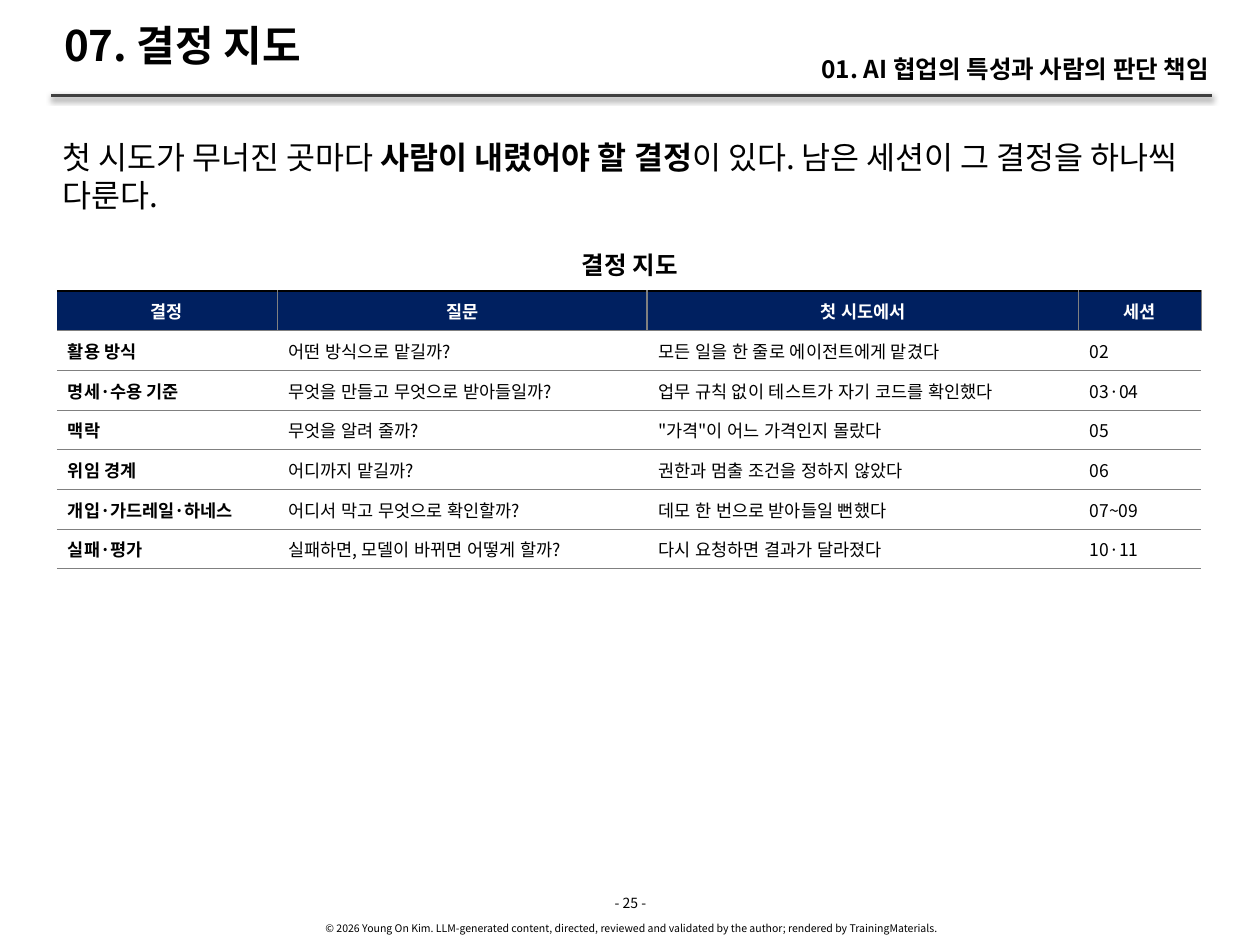
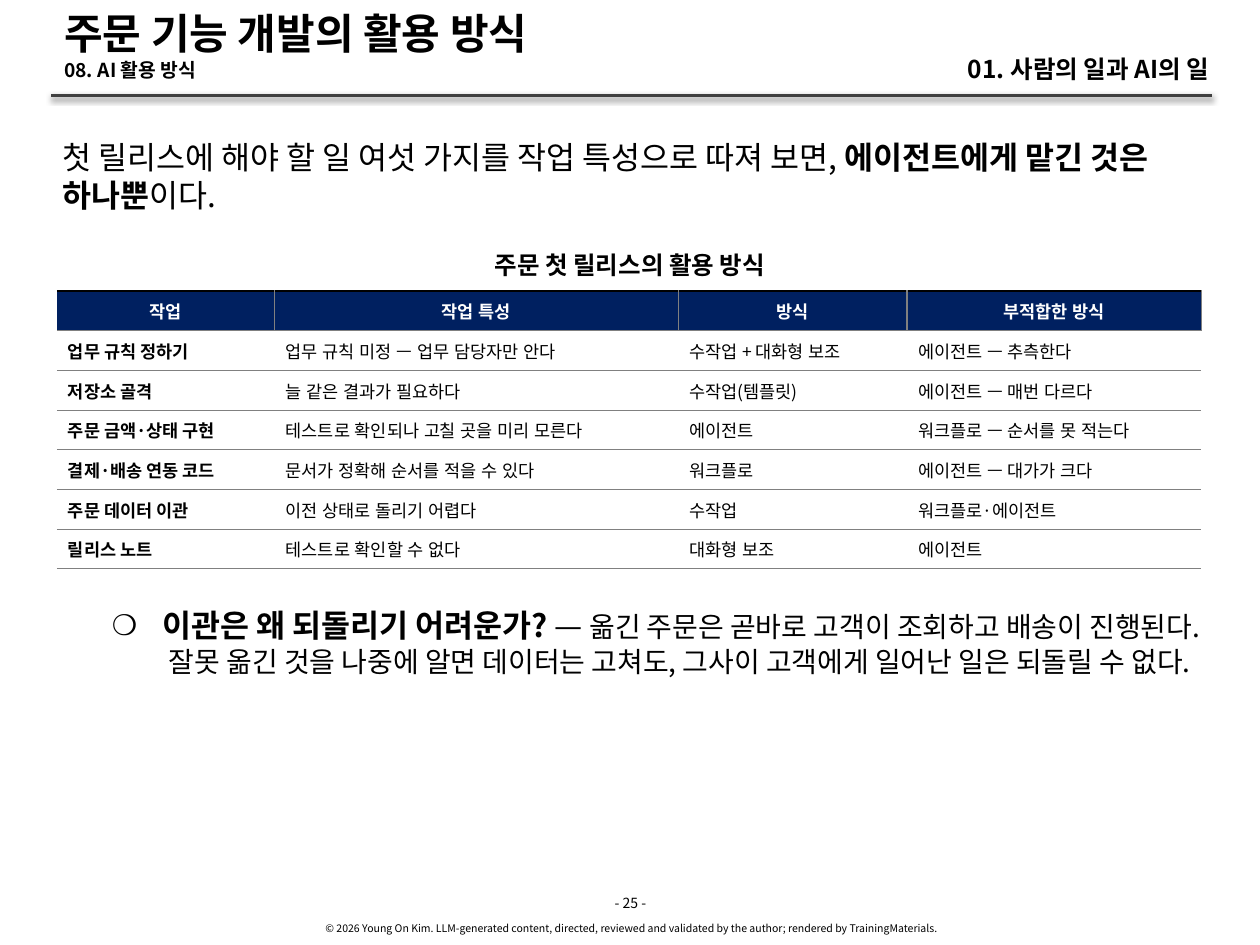
Before and after one commit to YoungSan77/TrainingMaterials, a slide deck: slide 25 of courses/ai-native/sessions/s01.pptx. Drawn at 1260x945 pixels with LibreOffice and Linux fonts; fonts in the diff are those of the drawing. Boxes give left, top, right and bottom in pixels: in the first picture for what was removed or moved away, otherwise in the second. Text is boxed around its words. In the diff, an @@ line names an element or a change of style, - is before the commit and + after.

```diff
--- a/courses/ai-native/sessions/s01.pptx
+++ b/courses/ai-native/sessions/s01.pptx
@@ title at [64, 13, 527, 79]: text changed @@
-07. 결정 지도
+주문 기능 개발의 활용 방식
+08. AI 활용 방식
@@ text at [968, 57, 1210, 81]: text changed @@
-01. AI 협업의 특성과 사람의 판단 책임
+01. 사람의 일과 AI의 일
@@ text at [63, 142, 1149, 210]: text changed @@
-첫 시도가 무너진 곳마다 사람이 내렸어야 할 결정이 있다. 남은 세션이 그 결정을 하나씩 다룬다.
+첫 릴리스에 해야 할 일 여섯 가지를 작업 특성으로 따져 보면, 에이전트에게 맡긴 것은 하나뿐이다.
@@ text at [494, 253, 765, 277]: text changed @@
-결정 지도
+주문 첫 릴리스의 활용 방식
@@ table at [57, 291, 1202, 825] @@
-row 1: 결정 | 질문 | 첫 시도에서 | 세션
+row 1: 작업 | 작업 특성 | 방식 | 부적합한 방식
-row 2: 활용 방식 | 어떤 방식으로 맡길까? | 모든 일을 한 줄로 에이전트에게 맡겼다 | 02
+row 2: 업무 규칙 정하기 | 업무 규칙 미정 — 업무 담당자만 안다 | 수작업 + 대화형 보조 | 에이전트 — 추측한다
-row 3: 명세·수용 기준 | 무엇을 만들고 무엇으로 받아들일까? | 업무 규칙 없이 테스트가 자기 코드를 확인했다 | 03·04
+row 3: 저장소 골격 | 늘 같은 결과가 필요하다 | 수작업(템플릿) | 에이전트 — 매번 다르다
-row 4: 맥락 | 무엇을 알려 줄까? | "가격"이 어느 가격인지 몰랐다 | 05
+row 4: 주문 금액·상태 구현 | 테스트로 확인되나 고칠 곳을 미리 모른다 | 에이전트 | 워크플로 — 순서를 못 적는다
-row 5: 위임 경계 | 어디까지 맡길까? | 권한과 멈출 조건을 정하지 않았다 | 06
+row 5: 결제·배송 연동 코드 | 문서가 정확해 순서를 적을 수 있다 | 워크플로 | 에이전트 — 대가가 크다
-row 6: 개입·가드레일·하네스 | 어디서 막고 무엇으로 확인할까? | 데모 한 번으로 받아들일 뻔했다 | 07~09
+row 6: 주문 데이터 이관 | 이전 상태로 돌리기 어렵다 | 수작업 | 워크플로·에이전트
-row 7: 실패·평가 | 실패하면, 모델이 바뀌면 어떻게 할까? | 다시 요청하면 결과가 달라졌다 | 10·11
+row 7: 릴리스 노트 | 테스트로 확인할 수 없다 | 대화형 보조 | 에이전트
@@ text added at [163, 610, 1200, 677], 16 pt, text #000000 @@
+    ❍ 이관은 왜 되돌리기 어려운가? — 옮긴 주문은 곧바로 고객이 조회하고 배송이 진행된다. 잘못 옮긴 것을 나중에 알면 데이터는 고쳐도, 그사이 고객에게 일어난 일은 되돌릴 수 없다.
```
Also in this commit, not shown: 21 other slides changed, 12 slides added, 6 slides removed, 43 other files.
